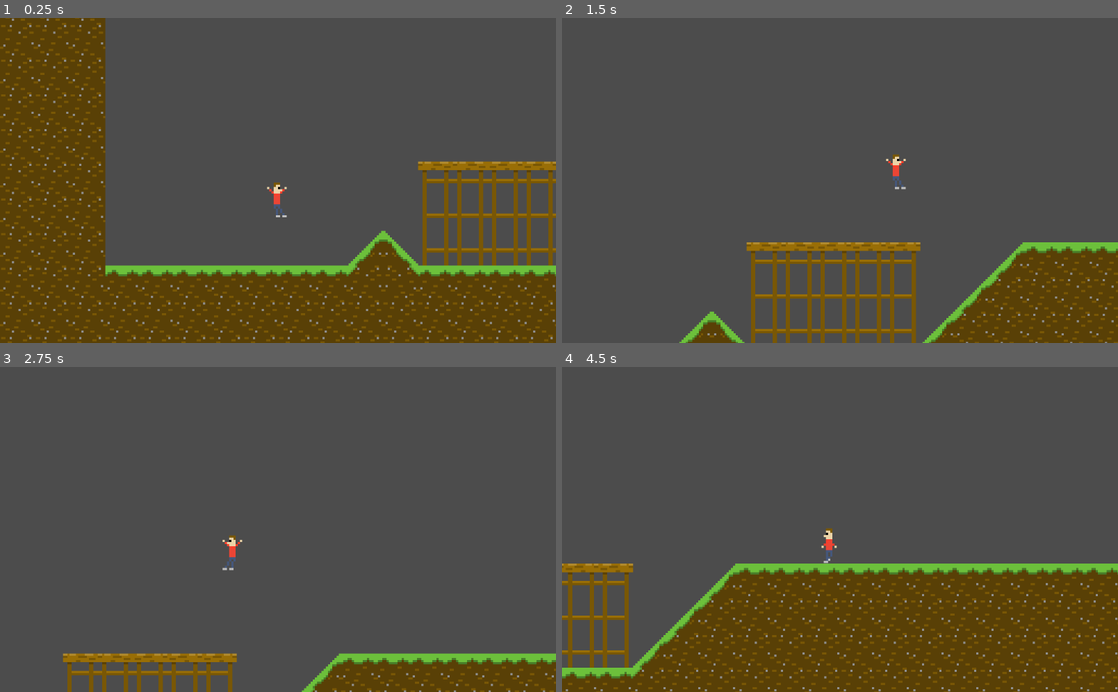
Above: before the commit, frames 1-4 (two rows, left to right).
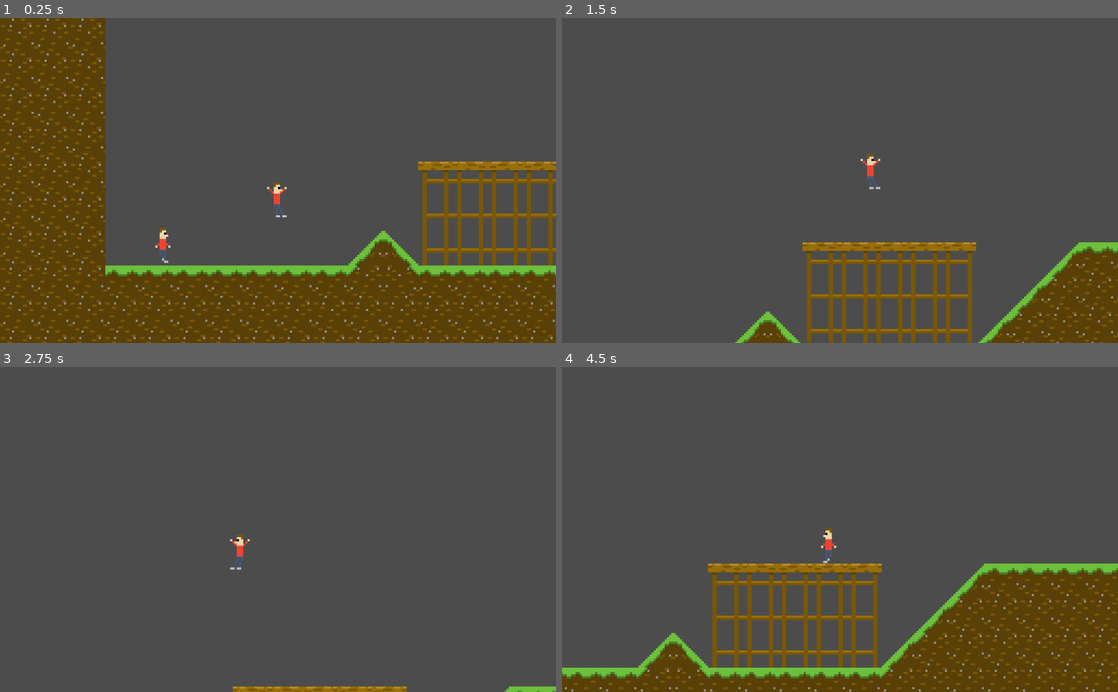
Above: after the commit, the same moments.

Repository: DucksAreMammals/WaterCollector
Game: Godot game, scene res://Scenes/Level.tscn
Same seed, same stepped clock (60 frames per second), same inputs: the game is played once before the commit and once after it.
Inputs:
- Up to frame 1 (0.25 s): no input
- Up to frame 2 (1.5 s): hold X (run) 0.53-1.28 s; hold Right (right) from 0.53 s (still down); tap C (jump) at 0.77, 0.8, 1.07, 1.35 s
- Up to frame 3 (2.75 s): tap C (jump) at 1.52, 1.82, 2.3 s; tap X (run) at 1.55 s; release Right (right) at 2.03 s; hold Left (left) from 2.03 s (still down); hold X (run) from 2.03 s (still down)
- Up to frame 4 (4.5 s): release Left (left) at 2.78 s; release X (run) at 2.78 s; hold Right (right) 2.78-4.28 s; tap X (run) at 2.85, 4.35 s; tap C (jump) at 3.02, 3.32, 3.6, 3.77, 4.07 s; hold Left (left) from 4.28 s (still down)

The runs differ from the first frame. In frame 1, 0.1% of the frame differs, in the area x 27-31%, y 64-76%; in frame 2, 9.9%; in frame 3, 7.5%; in frame 4, 20%, in the area x 0-100%, y 49-100%.

Commit message:
Added enemy and added damage functionality. Player movement can be improved. Enemy movement nonexsistent

Diff:
--- /dev/null
+++ b/Enemy.tscn
@@ -0,0 +1,21 @@
+[gd_scene load_steps=4 format=2]
+
+[ext_resource path="res://Scripts/Enemy.gd" type="Script" id=1]
+[ext_resource path="res://Sprites/PlayerAnimation.tres" type="SpriteFrames" id=2]
+
+[sub_resource type="RectangleShape2D" id=1]
+extents = Vector2( 8.09842, 31.7024 )
+
+[node name="KinematicBody2D" type="KinematicBody2D"]
+script = ExtResource( 1 )
+
+[node name="CollisionShape2D" type="CollisionShape2D" parent="."]
+position = Vector2( -1.90158, -0.0893612 )
+shape = SubResource( 1 )
+
+[node name="AnimatedSprite" type="AnimatedSprite" parent="."]
+scale = Vector2( 4, 4 )
+frames = ExtResource( 2 )
+animation = "run"
+frame = 1
+playing = true
--- a/Player.tscn
+++ /dev/null
@@ -1,15 +0,0 @@
-[gd_scene format=2]
-
-[node name="Node2D" type="Node2D"]
-
-[node name="Control" type="Control" parent="."]
-margin_right = 40.0
-margin_bottom = 40.0
-__meta__ = {
-"_edit_use_anchors_": false
-}
-
-[node name="Label" type="Label" parent="Control"]
-margin_right = 40.0
-margin_bottom = 14.0
-text = "Hello HydroHomie! The water tower is broken. Go save us!"
--- a/Scenes/Level.tscn
+++ b/Scenes/Level.tscn
@@ -1,7 +1,8 @@
-[gd_scene load_steps=3 format=2]
+[gd_scene load_steps=4 format=2]
 
 [ext_resource path="res://tileset.tres" type="TileSet" id=1]
 [ext_resource path="res://Scenes/Player.tscn" type="PackedScene" id=2]
+[ext_resource path="res://Enemy.tscn" type="PackedScene" id=3]
 
 [node name="Node2D" type="Node2D"]
 
@@ -14,3 +15,6 @@
 
 [node name="Player" parent="." instance=ExtResource( 2 )]
 position = Vector2( 61.6692, 334.504 )
+
+[node name="Enemy" parent="." groups=["enemy"] instance=ExtResource( 3 )]
+position = Vector2( -148.375, 475.29 )
--- /dev/null
+++ b/Scripts/Enemy.gd
@@ -0,0 +1,14 @@
+extends Node2D
+
+var health := 1
+
+func _ready():
+	add_to_group("enemy")
+
+func hit():
+	health -= 1
+	if health <= 0:
+		_die()
+
+func _die():
+	queue_free()
--- a/Scripts/Player.gd
+++ b/Scripts/Player.gd
@@ -1,28 +1,76 @@
 extends KinematicBody2D
 
-export var move_speed_reg := 350.0
-export var move_speed_run := 500.0
-export var friction := 0.8
-export var acceleration := 100.0
-export var air_speed_reg := 25.0
-export var air_speed_run := 40.0
+export var move_speed_reg := 7500.0
+export var move_speed_run := 15000.0
+export var friction := 0.5
+export var air_speed_reg := 2500.0
+export var air_speed_run := 5000.0
 export var jump_speed := 1000.0
-export var wall_jump_speed_x := 1000.0
-export var wall_jump_speed_y := 750.0
-export var air_resistance := 0.94
+export var air_resistance := 0.8
 export var gravity := 1700.0
-export var wall_slide_speed := 100.0
 
-var air_speed := 25.0
-var move_speed := 400.0
-var on_wall := 0
+export var x_bounce_speed := 750.0
+export var y_bounce_speed := 500.0
+
+export var shake_amount := 5.0
+export var shake_decay := 10.0
+export var shake_speed := 0.00008
+
+var camera_shake_amount := 0.0
+
+export var max_roll := 0.2
+export var max_offset := 20
+
+export var health := 3
+
+var air_speed
+var move_speed
 var velocity := Vector2.ZERO
 var snapping := Vector2.DOWN * 15
+var invincible_until := -1.0
+var invincibility_duration := 0.5
 
-func _process(delta: float) -> void:
+var bounce := Vector2.ZERO
+
+onready var noise = OpenSimplexNoise.new()
+
+func _ready():
+	randomize()
+	noise.seed = randi()
+	noise.period = 4
+	noise.octaves = 2
+
+
+func _process(_delta: float) -> void:
 	change_animation()
 
+	if camera_shake_amount > 0:
+		$Camera2D.rotation = max_roll * camera_shake_amount * noise.get_noise_2d(noise.seed, OS.get_ticks_usec() * shake_speed)
+		$Camera2D.offset.x = max_offset * camera_shake_amount * noise.get_noise_2d(noise.seed*2, OS.get_ticks_usec() * shake_speed)
+		$Camera2D.offset.y = max_offset * camera_shake_amount * noise.get_noise_2d(noise.seed*3, OS.get_ticks_usec() * shake_speed)
+		camera_shake_amount -= _delta * shake_decay
+
 func _physics_process(delta: float) -> void:
+	_move(delta)
+	_collide()
+
+func change_animation():
+	if velocity.x > 0:
+		$AnimatedSprite.flip_h = false
+	elif velocity.x < 0:
+		$AnimatedSprite.flip_h = true
+
+	if !is_on_floor():
+		if velocity.y <= 0:
+			$AnimatedSprite.play("jump")
+		else:
+			$AnimatedSprite.play("fall")
+	elif abs(velocity.x) > 0.2:
+		$AnimatedSprite.play("run")
+	else:
+		$AnimatedSprite.play("idle")
+
+func _move(delta):
 	if Input.is_action_pressed("run"):
 		move_speed = move_speed_run
 		air_speed = air_speed_run
@@ -32,65 +80,53 @@
 
 	# Handle left and right inputs
 	if is_on_floor():
-		velocity.x = 0
-
-		if Input.is_action_pressed("right"):
-			velocity.x = move_speed
-		if Input.is_action_pressed("left"):
-			velocity.x = -move_speed
+		velocity.x *= friction
+		velocity.x += (Input.get_action_strength("right") - Input.get_action_strength("left")) * move_speed * delta
 	else:
 		velocity.x *= air_resistance
-
-		if Input.is_action_pressed("right"):
-			velocity.x += air_speed
-			if on_wall == 1 or (on_wall == -1 and !is_on_wall()):
-				on_wall = 0
-
-		if Input.is_action_pressed("left"):
-			velocity.x -= air_speed
-			if on_wall == -1 or (on_wall == 1 and !is_on_wall()):
-				on_wall = 0
-
+		velocity.x += (Input.get_action_strength("right") - Input.get_action_strength("left")) * air_speed * delta
 
 	velocity.y += gravity * delta
-
-	if is_on_wall():
-		if Input.is_action_pressed("right"):
-			on_wall = -1
-		if Input.is_action_pressed("left"):
-			on_wall = 1
-
-	if on_wall:
-		velocity.y = clamp(velocity.y, -INF, wall_slide_speed)
 
 	if Input.is_action_just_pressed("jump"):
 		if is_on_floor():
 			velocity.y = -jump_speed
 			snapping = Vector2.ZERO
-		elif on_wall != 0:
-			velocity.y = -wall_jump_speed_y
-			velocity.x = wall_jump_speed_x * on_wall
-			on_wall = 0
 	else:
 		snapping = Vector2.DOWN * 15
 
+	if bounce.length_squared() > 0:
+		velocity += bounce
+		bounce = Vector2.ZERO
+		snapping = Vector2.ZERO
+
 	velocity = move_and_slide_with_snap(velocity, snapping, Vector2.UP, true)
 
+func _collide():
+	for i in get_slide_count():
+		var collision = get_slide_collision(i)
 
-func change_animation():
-	if velocity.x > 0:
-		$AnimatedSprite.flip_h = false
-	elif velocity.x < 0:
-		$AnimatedSprite.flip_h = true
+		if collision.collider.is_in_group("enemy"):
+			camera_shake_amount = shake_amount
 
-	if !is_on_floor():
-		if on_wall:
-			$AnimatedSprite.play("wallslide")
-		elif velocity.y <= 0:
-			$AnimatedSprite.play("jump")
-		else:
-			$AnimatedSprite.play("fall")
-	elif abs(velocity.x) > 0.2:
-		$AnimatedSprite.play("run")
-	else:
-		$AnimatedSprite.play("idle")
+			if collision.normal.y < 0:
+				collision.collider.hit()
+
+				bounce.y = -y_bounce_speed
+			else:
+				_hit()
+
+				bounce.y = -y_bounce_speed
+				bounce.x = collision.normal.x * x_bounce_speed
+
+func _hit():
+	# TODO: Shake camera
+	if invincible_until < OS.get_ticks_usec():
+		invincible_until = OS.get_ticks_usec() + invincibility_duration * 1000000
+
+		health -= 1
+		if health <= 0:
+			_die()
+
+func _die():
+	queue_free()
--- a/Sprites/PlayerAnimation.tres
+++ b/Sprites/PlayerAnimation.tres
@@ -50,11 +50,6 @@
 "name": "jump",
 "speed": 5.0
 }, {
-"frames": [ SubResource( 5 ), SubResource( 6 ), SubResource( 7 ), SubResource( 8 ) ],
-"loop": true,
-"name": "run",
-"speed": 12.0
-}, {
 "frames": [ ExtResource( 2 ) ],
 "loop": true,
 "name": "fall",
@@ -64,4 +59,9 @@
 "loop": true,
 "name": "wallslide",
 "speed": 5.0
+}, {
+"frames": [ SubResource( 5 ), SubResource( 6 ), SubResource( 7 ), SubResource( 8 ) ],
+"loop": true,
+"name": "run",
+"speed": 12.0
 } ]
--- a/project.godot
+++ b/project.godot
@@ -18,22 +18,17 @@
 
 right={
 "deadzone": 0.5,
-"events": [ Object(InputEventKey,"resource_local_to_scene":false,"resource_name":"","device":0,"alt":false,"shift":false,"control":false,"meta":false,"command":false,"pressed":false,"scancode":68,"physical_scancode":0,"unicode":0,"echo":false,"script":null)
-, Object(InputEventKey,"resource_local_to_scene":false,"resource_name":"","device":0,"alt":false,"shift":false,"control":false,"meta":false,"command":false,"pressed":false,"scancode":16777233,"physical_scancode":0,"unicode":0,"echo":false,"script":null)
+"events": [ Object(InputEventKey,"resource_local_to_scene":false,"resource_name":"","device":0,"alt":false,"shift":false,"control":false,"meta":false,"command":false,"pressed":false,"scancode":16777233,"physical_scancode":0,"unicode":0,"echo":false,"script":null)
  ]
 }
 left={
 "deadzone": 0.5,
 "events": [ Object(InputEventKey,"resource_local_to_scene":false,"resource_name":"","device":0,"alt":false,"shift":false,"control":false,"meta":false,"command":false,"pressed":false,"scancode":16777231,"physical_scancode":0,"unicode":0,"echo":false,"script":null)
-, Object(InputEventKey,"resource_local_to_scene":false,"resource_name":"","device":0,"alt":false,"shift":false,"control":false,"meta":false,"command":false,"pressed":false,"scancode":65,"physical_scancode":0,"unicode":0,"echo":false,"script":null)
  ]
 }
 jump={
 "deadzone": 0.5,
-"events": [ Object(InputEventKey,"resource_local_to_scene":false,"resource_name":"","device":0,"alt":false,"shift":false,"control":false,"meta":false,"command":false,"pressed":false,"scancode":16777232,"physical_scancode":0,"unicode":0,"echo":false,"script":null)
-, Object(InputEventKey,"resource_local_to_scene":false,"resource_name":"","device":0,"alt":false,"shift":false,"control":false,"meta":false,"command":false,"pressed":false,"scancode":32,"physical_scancode":0,"unicode":0,"echo":false,"script":null)
-, Object(InputEventKey,"resource_local_to_scene":false,"resource_name":"","device":0,"alt":false,"shift":false,"control":false,"meta":false,"command":false,"pressed":false,"scancode":87,"physical_scancode":0,"unicode":0,"echo":false,"script":null)
-, Object(InputEventKey,"resource_local_to_scene":false,"resource_name":"","device":0,"alt":false,"shift":false,"control":false,"meta":false,"command":false,"pressed":false,"scancode":67,"physical_scancode":0,"unicode":0,"echo":false,"script":null)
+"events": [ Object(InputEventKey,"resource_local_to_scene":false,"resource_name":"","device":0,"alt":false,"shift":false,"control":false,"meta":false,"command":false,"pressed":false,"scancode":67,"physical_scancode":0,"unicode":0,"echo":false,"script":null)
  ]
 }
 run={
